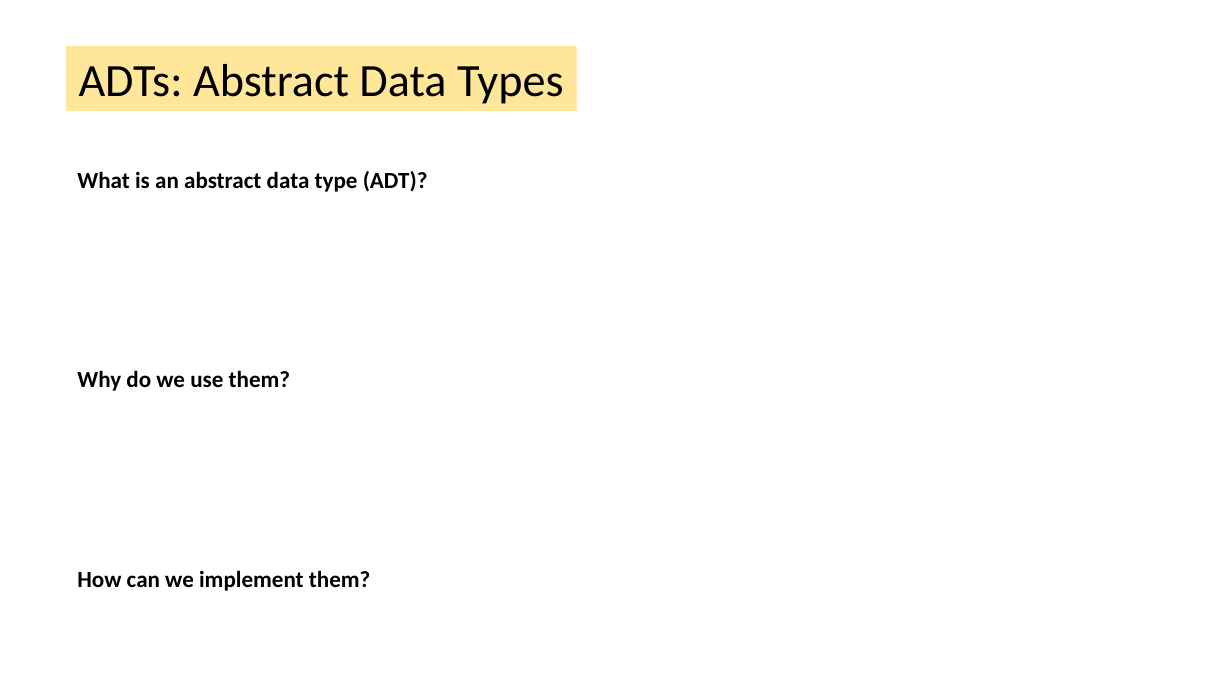
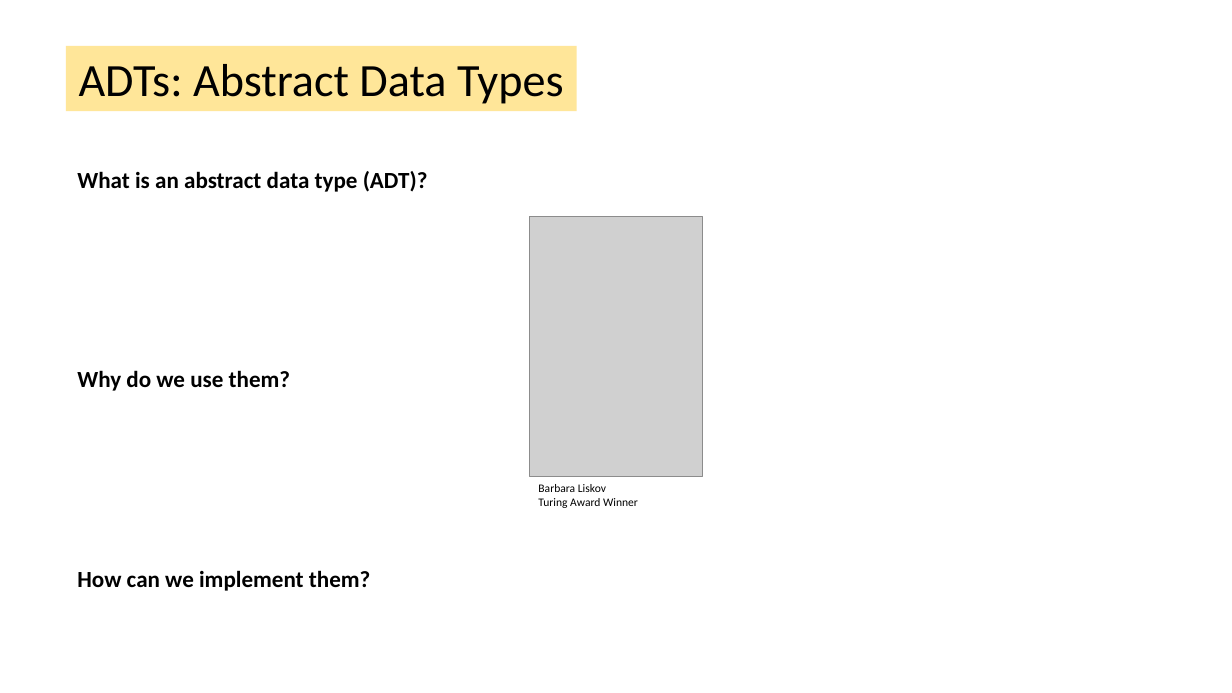
Before and after one commit to tjd1234/cmpt225fall2023, a slide deck: slide 11 of lecture_notes/week4/week4.pptx (slide 7 before the commit). Drawn at 1232x693 pixels with LibreOffice and Linux fonts; fonts in the diff are those of the drawing; grey boxes stand for pictures. Boxes give left, top, right and bottom in pixels: in the first picture for what was removed or moved away, otherwise in the second. Text is boxed around its words. In the diff, an @@ line names an element or a change of style, - is before the commit and + after.

```diff
--- a/lecture_notes/week4/week4.pptx
+++ b/lecture_notes/week4/week4.pptx
@@ picture added at (530,216,703,476) @@
@@ text added at (538,484,638,508), 9 pt, text #000000 @@
+Barbara Liskov
+Turing Award Winner
```
Also in this commit, not shown: 4 other slides changed, 4 slides added, 2 other files.
